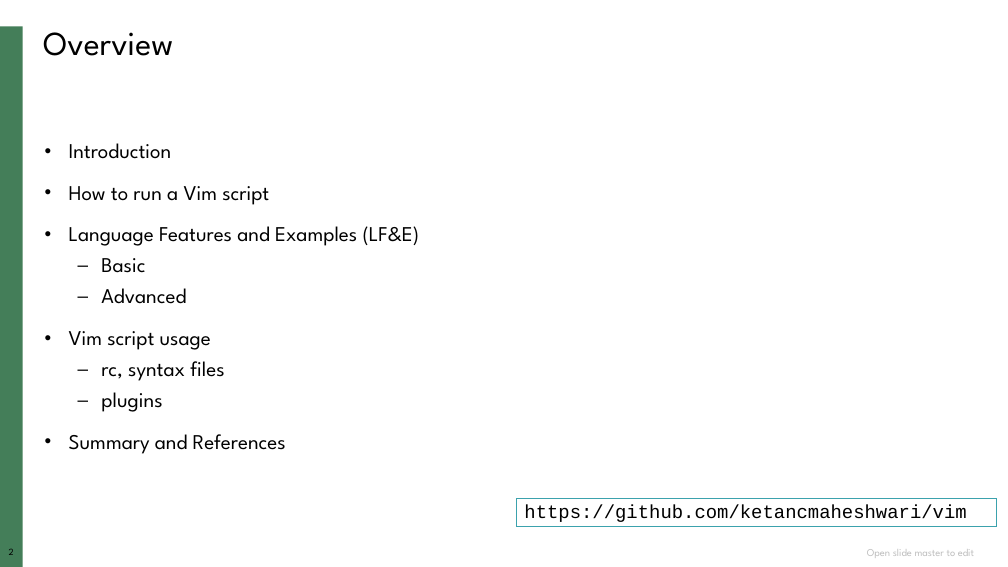
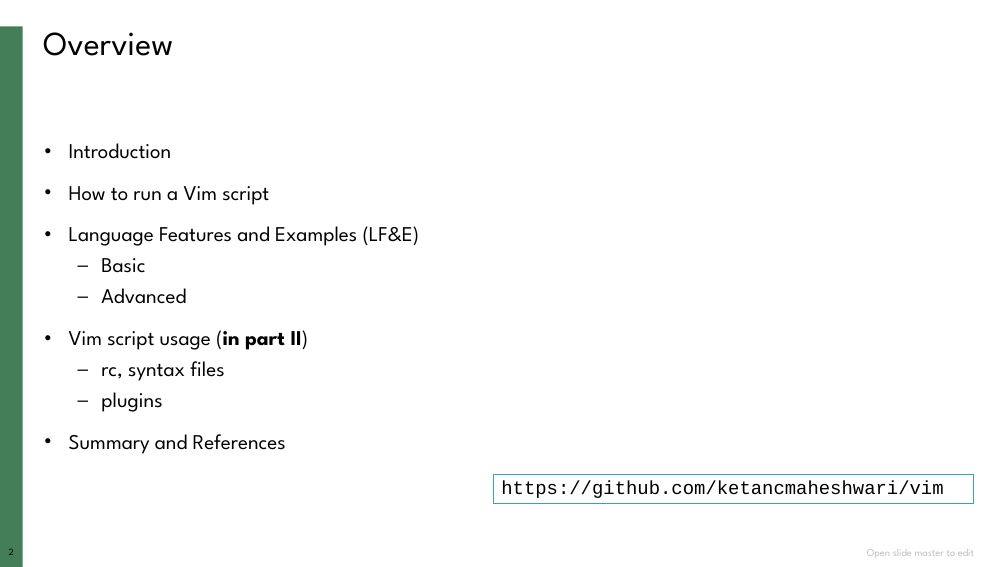
Before and after one commit to ketancmaheshwari/vim, a slide deck: slide 2 of vimscriptpres.pptx. Drawn at 1008x567 pixels with LibreOffice and Linux fonts; fonts in the diff are those of the drawing; background and template pictures are left out. Boxes give left, top, right and bottom in pixels: in the first picture for what was removed or moved away, otherwise in the second. Text is boxed around its words. In the diff, an @@ line names an element or a change of style, - is before the commit and + after.

```diff
--- a/vimscriptpres.pptx
+++ b/vimscriptpres.pptx
@@ text at bbox=[69, 330, 309, 350]: text changed @@
-• Vim script usage
+• Vim script usage (in part II)
@@ rectangle "https://github.com/ketancmaheshwari/vim": place and size @@
-rectangle "https://github.com/ketancmaheshwari/vim" at bbox=[517, 498, 997, 527]
+rectangle "https://github.com/ketancmaheshwari/vim" at bbox=[494, 474, 973, 503]
```
Also in this commit, not shown: 8 other slides changed, 1 other file.
